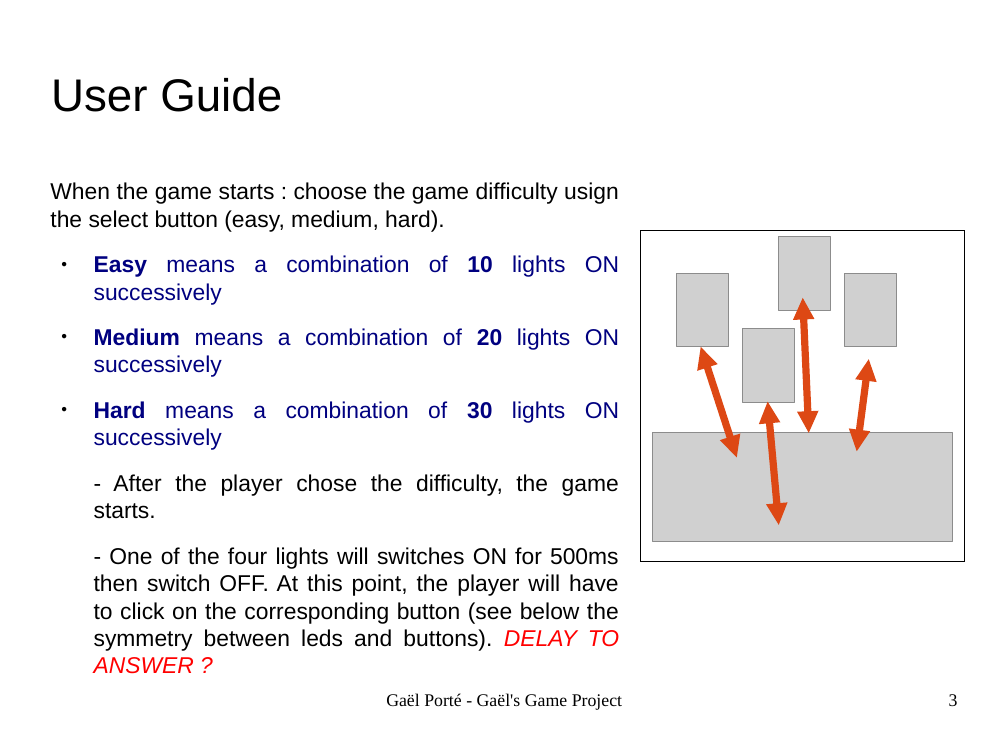
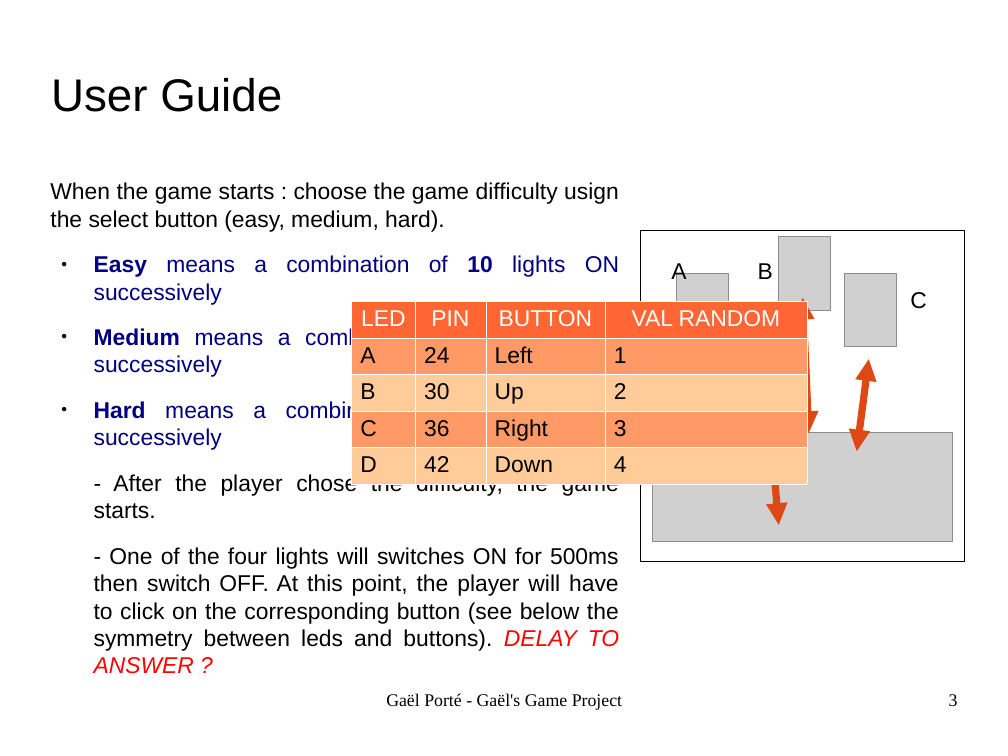
Before and after one commit to portegael/arduino, a slide deck: slide 3 of GaelGame_project/ppt_GaelGame_project.odp. Drawn at 1008x756 pixels with LibreOffice and Linux fonts; fonts in the diff are those of the drawing; grey boxes stand for pictures; background and template pictures are left out. Boxes give left, top, right and bottom in pixels: in the first picture for what was removed or moved away, otherwise in the second. Text is boxed around its words. In the diff, an @@ line names an element or a change of style, - is before the commit and + after.

Commit message:
Powerpoint : adding mapping HW/SW
Adding a mapping of leds
Led name (SW) / Pin (HW) / Button (SW) / random val Sequence (SW)

```diff
--- a/GaelGame_project/ppt_GaelGame_project.odp
+++ b/GaelGame_project/ppt_GaelGame_project.odp
@@ text added at <box>671,261,686,285</box>, 18 pt, text #000000 @@
+A
@@ text added at <box>758,263,773,279</box>, 18 pt, text #000000 @@
+B
@@ text added at <box>910,292,927,309</box>, 18 pt, text #000000 @@
+C
@@ table added at <box>351,301,807,477</box>, 5 rows, 4 columns @@
+LED | PIN | BUTTON | VAL RANDOM
+A | 24 | Left | 1
+B | 30 | Up | 2
+C | 36 | Right | 3
+D | 42 | Down | 4
@@ text added at <box>751,310,768,326</box>, 18 pt, text #000000 @@
+D
```
Also in this commit, not shown: 1 other slide changed.
